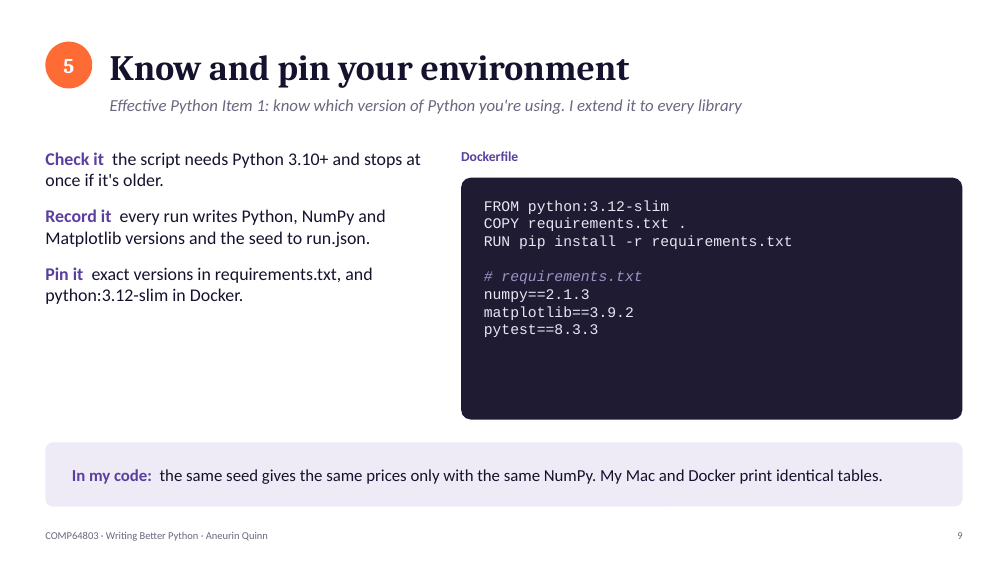
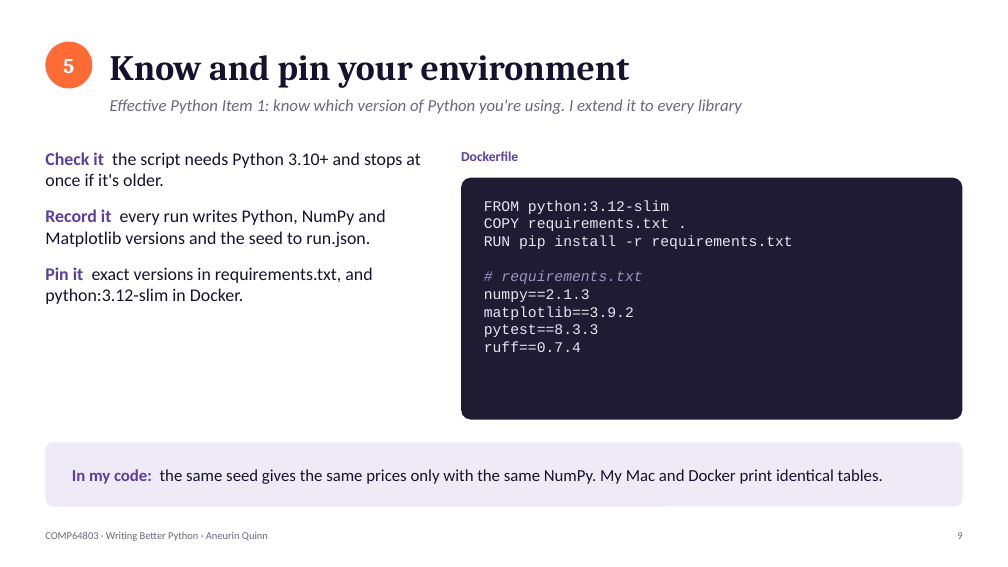
Before and after one commit to mingfeisun/COMP64803-Responsible-Reproducible-AI, a slide deck: slide 9 of cohort-2026/Aneurin_Quinn/Effective_Python/Pythonic_Thinking_AQ.pptx. Drawn at 1008x567 pixels with LibreOffice and Linux fonts; fonts in the diff are those of the drawing. Boxes give left, top, right and bottom in pixels: in the first picture for what was removed or moved away, otherwise in the second. Text is boxed around its words. In the diff, an @@ line names an element or a change of style, - is before the commit and + after.

```diff
--- a/cohort-2026/Aneurin_Quinn/Effective_Python/Pythonic_Thinking_AQ.pptx
+++ b/cohort-2026/Aneurin_Quinn/Effective_Python/Pythonic_Thinking_AQ.pptx
@@ text at [484,341,581,352]: paragraph added @@
+ruff==0.7.4
```
Also in this commit, not shown: 2 other slides changed, 2 slides added, 2 slides removed, 14 other files.
